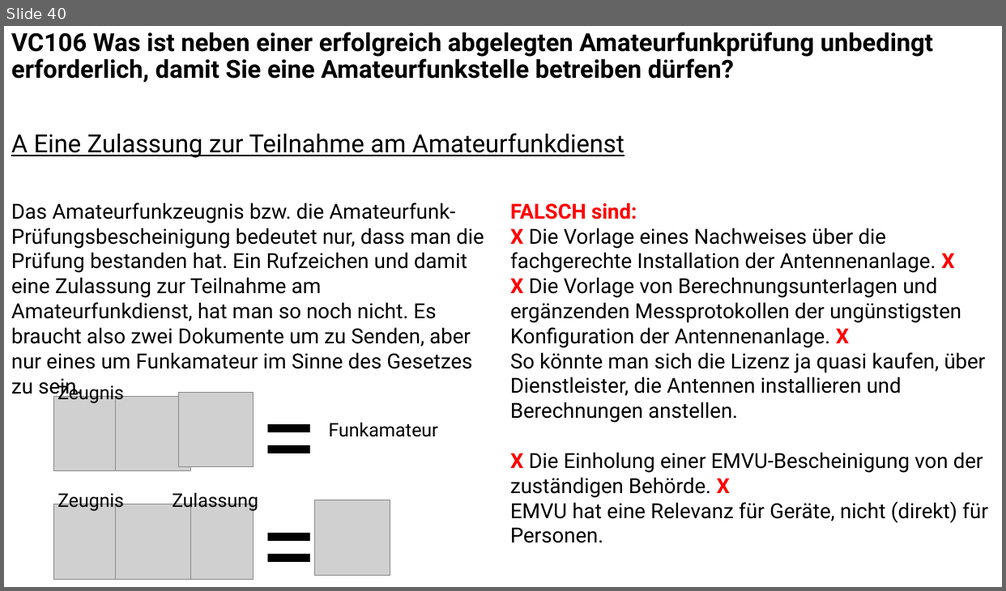
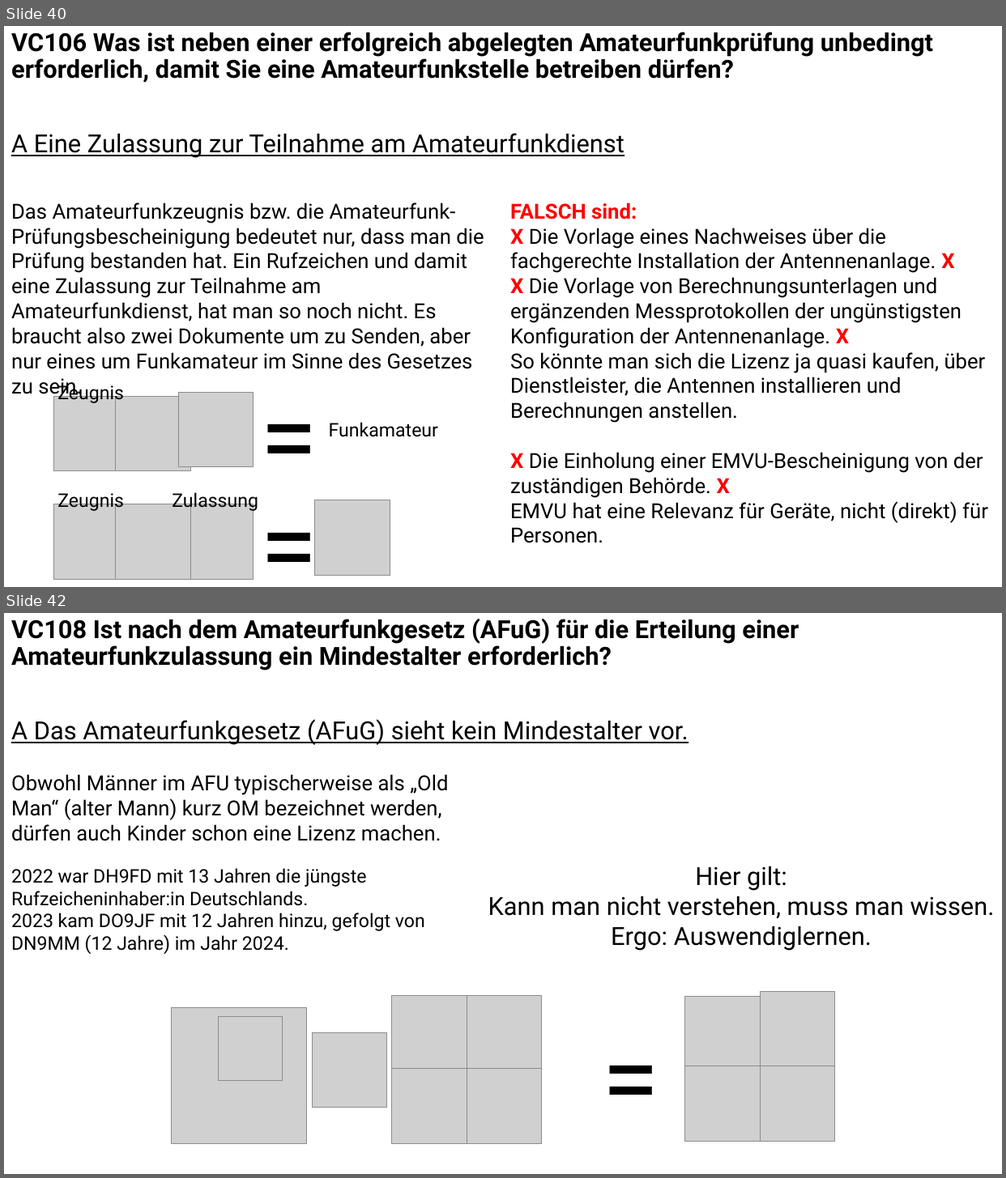
Before and after one commit to Nothinel/Lichtblicke_Amateurfunk, a slide deck: Kenntnisse_von_Vorschriften/Lichtblicke_Kenntnisse_von_Vorschriften.pptx. Shown one above the other, each under a label of ours: slide 40 before the commit, slides 40 and 42 after it; the slides between them are not shown. The pictures are 1006x591 and 1006x1178 pixels, drawn with LibreOffice and Linux fonts; fonts in the diff are those of the drawing; grey boxes stand for pictures. Boxes give left, top, right and bottom in pixels: in the first picture for what was removed or moved away, otherwise in the second. Text is boxed around its words. In the diff, an @@ line names an element or a change of style, - is before the commit and + after.

```diff
--- a/Kenntnisse_von_Vorschriften/Lichtblicke_Kenntnisse_von_Vorschriften.pptx
+++ b/Kenntnisse_von_Vorschriften/Lichtblicke_Kenntnisse_von_Vorschriften.pptx
@@ slide 42 added at bbox=[4, 613, 1002, 1174], background #FFFFFF @@
@@ text added at bbox=[11, 619, 799, 745], 24 pt, text #000000, bold @@
+VC108 Ist nach dem Amateurfunkgesetz (AFuG) für die Erteilung einer Amateurfunkzulassung ein Mindestalter erforderlich?
+A Das Amateurfunkgesetz (AFuG) sieht kein Mindestalter vor.
@@ text added at bbox=[11, 774, 448, 841], 20 pt, text #000000 @@
+Obwohl Männer im AFU typischerweise als „Old Man“ (alter Mann) kurz OM bezeichnet werden, dürfen auch Kinder schon eine Lizenz machen.
@@ text added at bbox=[11, 868, 425, 954], 18 pt, text #000000 @@
+2022 war DH9FD mit 13 Jahren die jüngste Rufzeicheninhaber:in Deutschlands.
+2023 kam DO9JF mit 12 Jahren hinzu, gefolgt von DN9MM (12 Jahre) im Jahr 2024.
@@ text added at bbox=[488, 867, 995, 951], 24 pt, text #000000 @@
+Hier gilt:
+Kann man nicht verstehen, muss man wissen.
+Ergo: Auswendiglernen.
@@ group added at bbox=[171, 992, 835, 1144]: 11 pictures, 1 text @@
+=
```
Also in this commit, not shown: 1 slide changed, 1 other slide added.
